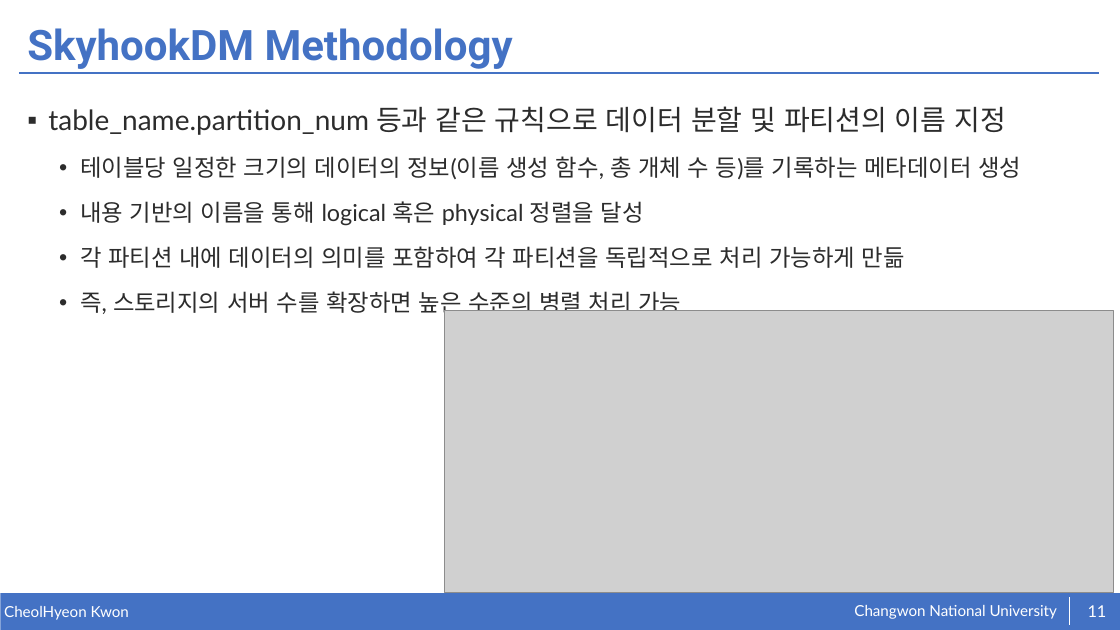
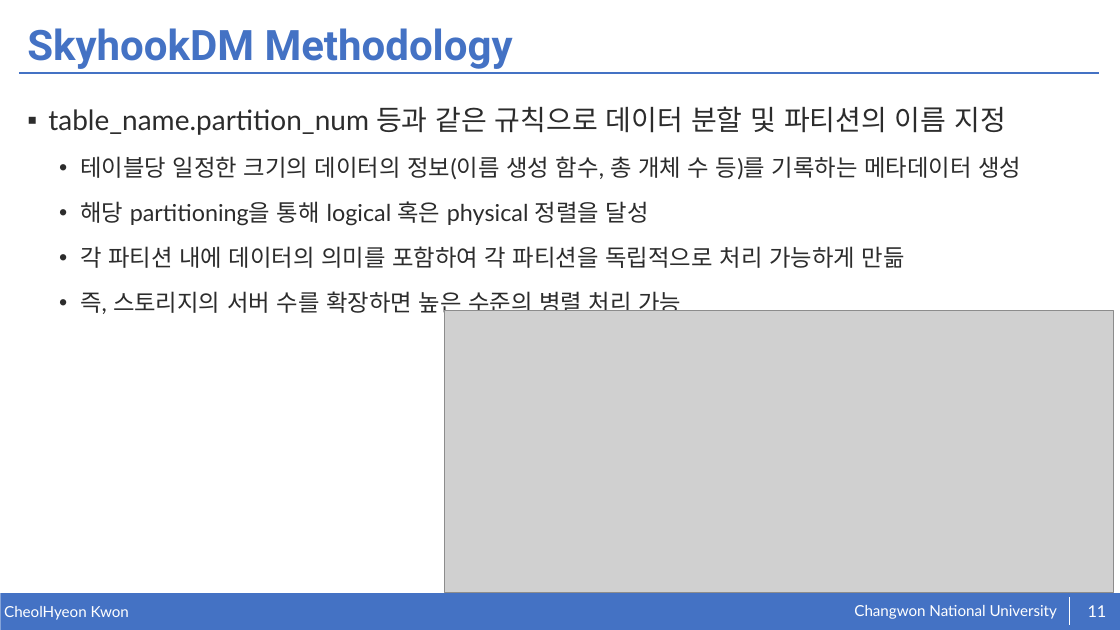
Before and after one commit to kkcchh9999/Studied_in_NOSLab, a slide deck: slide 11 of presentation/SkyhookDM.pptx. Drawn at 1120x630 pixels with LibreOffice and Linux fonts; fonts in the diff are those of the drawing; grey boxes stand for pictures. Boxes give left, top, right and bottom in pixels: in the first picture for what was removed or moved away, otherwise in the second. Text is boxed around its words. In the diff, an @@ line names an element or a change of style, - is before the commit and + after.

```diff
--- a/presentation/SkyhookDM.pptx
+++ b/presentation/SkyhookDM.pptx
@@ text at bbox=[80, 201, 649, 226]: text changed @@
-  • 내용 기반의 이름을 통해 logical 혹은 physical 정렬을 달성
+  • 해당 partitioning을 통해 logical 혹은 physical 정렬을 달성
```
Also in this commit, not shown: 2 other slides changed, 1 slide added.
